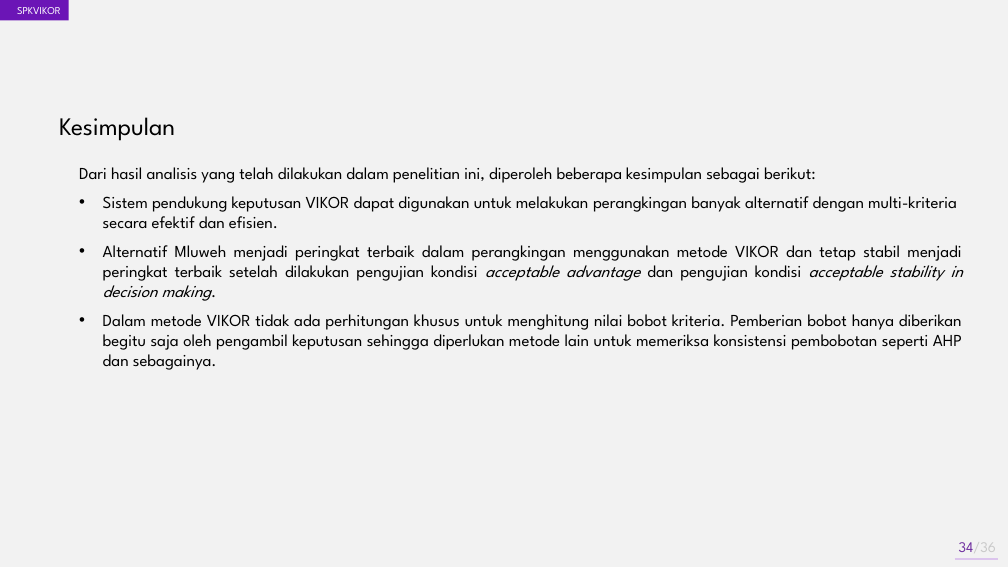
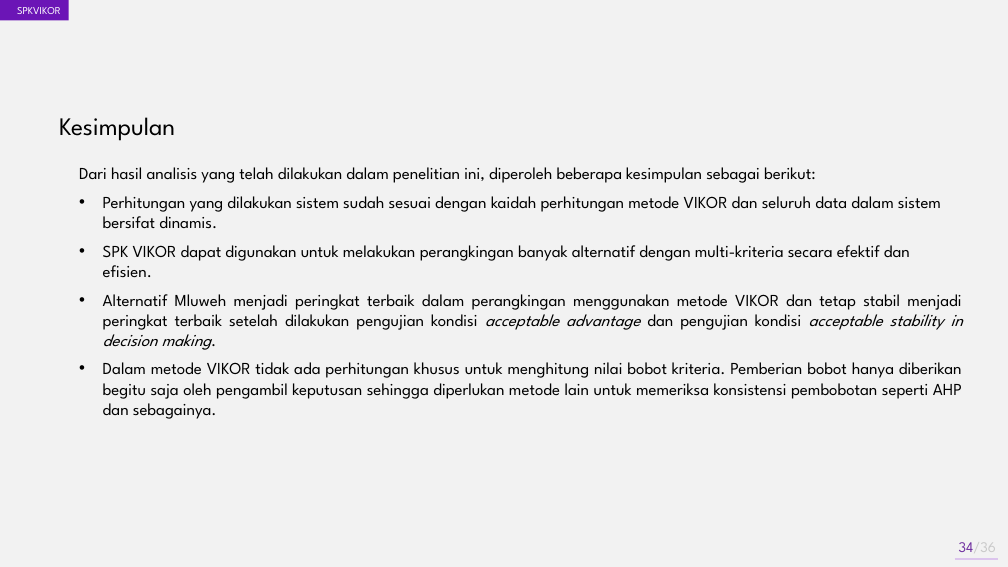
Before and after one commit to akhmadali7/TugasAkhir, a slide deck: slide 34 of PPT - TA - Akhmad Ali Sajidin.pptx. Drawn at 1008x567 pixels with LibreOffice and Linux fonts; fonts in the diff are those of the drawing. Boxes give left, top, right and bottom in pixels: in the first picture for what was removed or moved away, otherwise in the second. Text is boxed around its words. In the diff, an @@ line names an element or a change of style, - is before the commit and + after.

```diff
--- a/PPT - TA - Akhmad Ali Sajidin.pptx
+++ b/PPT - TA - Akhmad Ali Sajidin.pptx
@@ text at [103, 196, 941, 278]: text changed @@
-• Sistem pendukung keputusan VIKOR dapat digunakan untuk melakukan perangkingan banyak alternatif dengan multi-kriteria secara efektif dan efisien.
+• Perhitungan yang dilakukan sistem sudah sesuai dengan kaidah perhitungan metode VIKOR dan seluruh data dalam sistem bersifat dinamis.
+• SPK VIKOR dapat digunakan untuk melakukan perangkingan banyak alternatif dengan multi-kriteria secara efektif dan efisien.
```
Also in this commit, not shown: 8 other slides changed, 31 other files.
